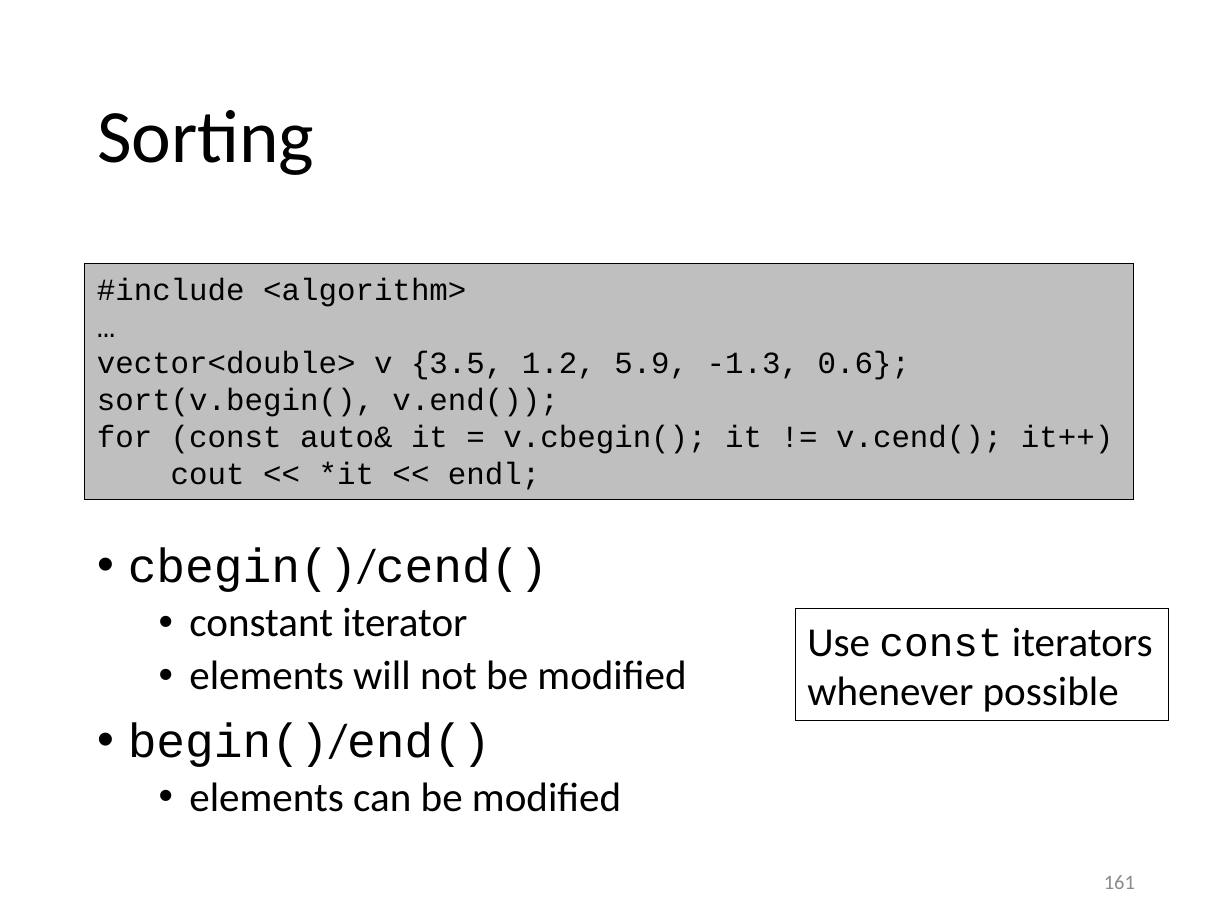
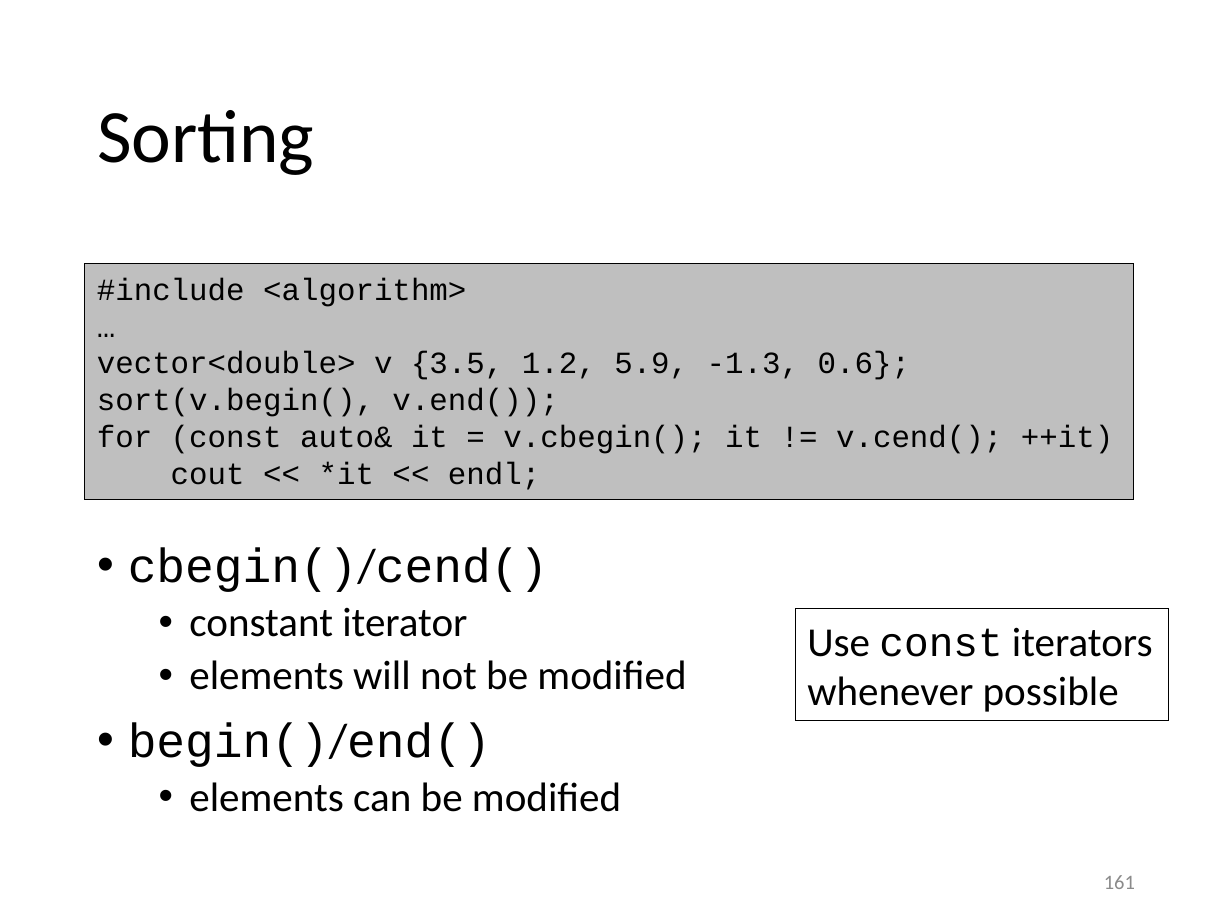
Before and after one commit to gjbex/training-material, a slide deck: slide 161 of CPlusPlus/scientific_cpp.pptx. Drawn at 1232x924 pixels with LibreOffice and Linux fonts; fonts in the diff are those of the drawing. Boxes give left, top, right and bottom in pixels: in the first picture for what was removed or moved away, otherwise in the second. Text is boxed around its words. In the diff, an @@ line names an element or a change of style, - is before the commit and + after.

Commit message:
Fix typos

```diff
--- a/CPlusPlus/scientific_cpp.pptx
+++ b/CPlusPlus/scientific_cpp.pptx
@@ text in rectangle at [97,425,1113,454]: text changed @@
-for (const auto& it = v.cbegin(); it != v.cend(); it++)
+for (const auto& it = v.cbegin(); it != v.cend(); ++it)
```
Also in this commit, not shown: 2 other slides changed.
